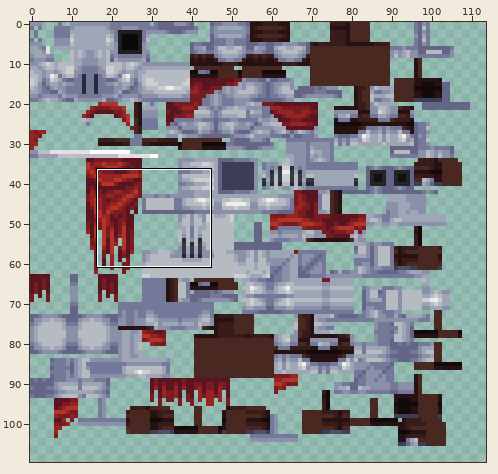
One commit to this sprite sheet: src/main/resources/assets/slsb/textures/entities/undeadknighttexture.png. The picture above shows the old version from afar; the outline marks the close-up.
Close-up. Earlier state:
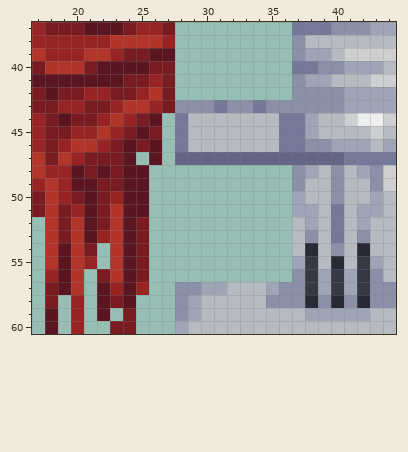
The file is 128x128 pixels. Shown: x 17..44, y 37..60. The wide view leaves out empty margins.
After:
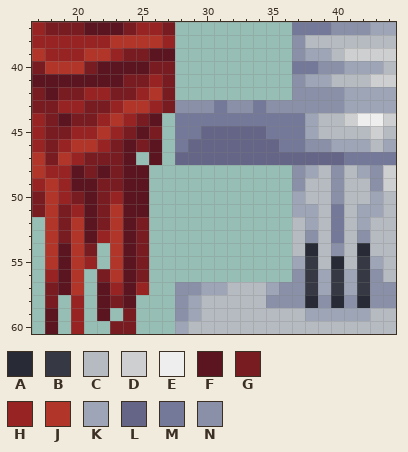
Palette (. is transparent): A #282b35  B #363943  C #b6bac1  D #cecfd0  E #eeeeee  F #5b1520  G #781c22  H #972323  J #b2352a  K #9ea5b7  L #646587  M #757999  N #8a90a8
The edit:
y 44: x 29..35 CCCCCCC -> MMMMMMM
y 45: x 29..35 CCCCCCC -> MLLLLLM
y 46: x 29..35 CCCCCCC -> LLLLLLL
